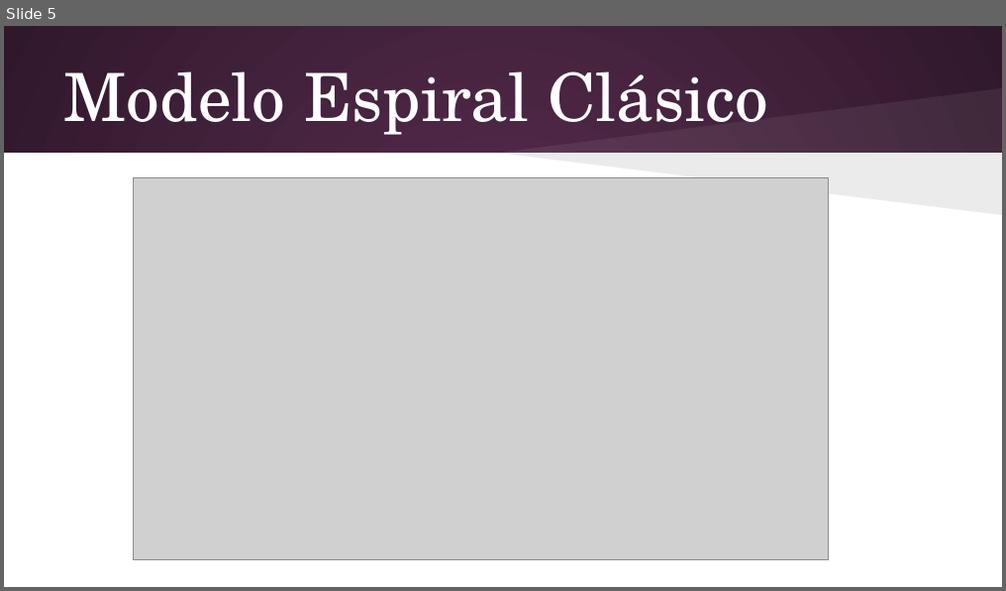
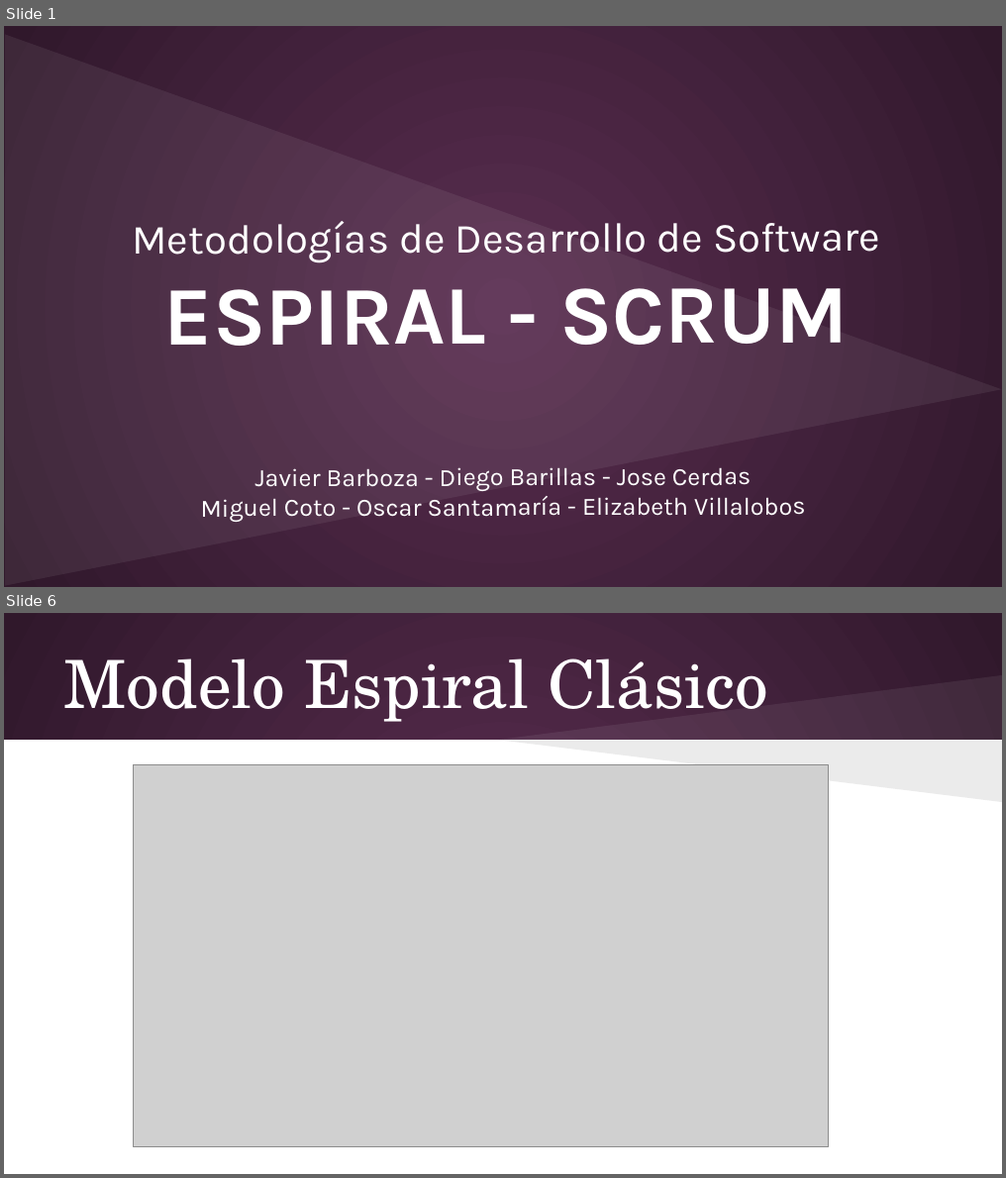
Before and after one commit to elizabethvillalobos/cenfotec-proyecto-1, a slide deck: Entregables/Alvaro/Metodologías de Desarrollo/Presentación viernes 13 de junio.pptx. Shown one above the other, each under a label of ours: slide 5 before the commit, slides 1 and 6 after it; the slides between them are not shown. The pictures are 1006x591 and 1006x1178 pixels, drawn with LibreOffice and Linux fonts; fonts in the diff are those of the drawing; grey boxes stand for pictures. Boxes give left, top, right and bottom in pixels: in the first picture for what was removed or moved away, otherwise in the second. Text is boxed around its words. In the diff, an @@ line names an element or a change of style, - is before the commit and + after.

```diff
--- a/Entregables/Alvaro/Metodologías de Desarrollo/Presentación viernes 13 de junio.pptx
+++ b/Entregables/Alvaro/Metodologías de Desarrollo/Presentación viernes 13 de junio.pptx
@@ slide 1 added at (x1=4, y1=26, x2=1002, y2=587), background gradient #592D50 to #30182B @@
@@ freeform shape added at (x1=5, y1=34, x2=1002, y2=585), fill #FFFFFF at 7% opacity @@
@@ title added at (x1=132, y1=221, x2=880, y2=346), 30 pt, text #FFFFFF @@
+Metodologías de Desarrollo de Software
+ESPIRAL - SCRUM
@@ title added at (x1=201, y1=468, x2=805, y2=522), 18 pt, text #FFFFFF @@
+Javier Barboza - Diego Barillas - Jose Cerdas
+Miguel Coto - Oscar Santamaría - Elizabeth Villalobos
@@ what was slide 5 is now slide 6 @@
```
Also in this commit, not shown: 17 slides changed, 26 other files.
